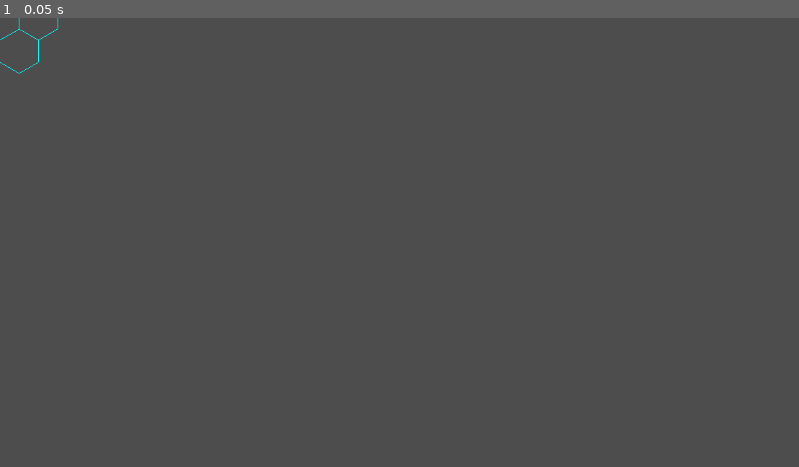
Above: before the commit, frame 1.
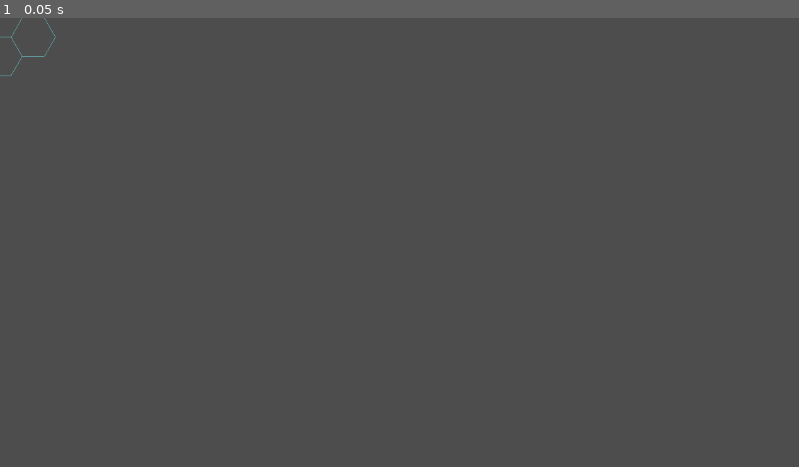
Above: after the commit, the same moment.

Repository: 1ort/hexgrid
Game: Godot game, scene res://demo.tscn
Same seed, same stepped clock (60 frames per second), same inputs: the game is played once before the commit and once after it. The project has no main scene, so this scene is started directly.
Inputs:
- Up to frame 1 (0.05 s): no input

The runs differ from the first frame. In frame 1, less than 0.1% of the frame differs, in the area x 0-8%, y 0-13%.

Commit message:
refactor demo, clear redundant code

Diff:
--- /dev/null
+++ b/demo.gd
@@ -0,0 +1,27 @@
+@tool
+extends Node2D
+
+@onready
+var layout = $HexLayout
+
+func draw_closed_line(corners: Array[Vector2], color: Color, width: float = -1.0, antialiased: bool = false):
+	for i in len(corners) - 1:
+		draw_line(corners[i], corners[i+1], color, width, antialiased)
+	draw_line(corners[-1], corners[0], color, width, antialiased)
+
+func _draw_hex(h: Hex):
+	var corners = layout.get_polygon_corners(h)
+	draw_closed_line(corners, Color.CADET_BLUE)
+
+
+func _draw():
+	var center = Hex.new(0, 0, 0)
+	_draw_hex(center)
+	for i in range(6):
+		var neighbor = center.get_neighbor(i)
+		_draw_hex(neighbor)
+
+func _process(_delta):
+	if not Engine.is_editor_hint():
+		return
+	queue_redraw()
--- a/demo.tscn
+++ b/demo.tscn
@@ -1,8 +1,12 @@
-[gd_scene load_steps=2 format=3 uid="uid://dclmdta781w8y"]
+[gd_scene load_steps=3 format=3 uid="uid://dclmdta781w8y"]
 
+[ext_resource type="Script" path="res://demo.gd" id="1_0shvy"]
 [ext_resource type="Script" path="res://hex_layout.gd" id="1_b3syg"]
 
-[node name="HexLayout" type="Node2D"]
+[node name="Demo" type="Node2D"]
+script = ExtResource("1_0shvy")
+
+[node name="HexLayout" type="Node2D" parent="."]
 script = ExtResource("1_b3syg")
-_orientation = "Pointy"
+_orientation = "Flat"
 hex_size = Vector2(32, 32)
--- a/hex.gd
+++ b/hex.gd
@@ -1,5 +1,10 @@
 extends Object
 class_name Hex
+
+# In theory, i could inherit this class from Vector3i, but i wanted to save
+# params naming and prevent any possible conflicts.
+# Nevertheless, i maintained compatibility with Vector3i via from_vector3i()
+# and as_vector3i() methods
 
 var q: int
 var r: int
--- a/hex_layout.gd
+++ b/hex_layout.gd
@@ -1,4 +1,3 @@
-@tool
 extends Node2D
 class_name HexLayout
 
@@ -73,28 +72,10 @@
 func get_polygon_corners(h: Hex) -> Array[Vector2]:
 	var corners: Array[Vector2] = []
 	var center = self.hex_to_position(h)
-	for i in 6:
+	for i in 7:
 		var offset = self.hex_corner_offset(i)
 		corners.append(Vector2(
 			center.x + offset.x,
 			center.y + offset.y
 		))
 	return corners
-
-func _draw_hex(h: Hex):
-	var corners = get_polygon_corners(h)
-	for i in 5:
-		draw_line(corners[i], corners[i+1], Color.AQUA)
-	draw_line(corners[5], corners[0], Color.AQUA)
-
-func _draw():
-	var center = Hex.new(0, 0, 0)
-	_draw_hex(center)
-	for i in range(6):
-		var neighbor = center.get_neighbor(i)
-		_draw_hex(neighbor)
-
-func _process(_delta):
-	if not Engine.is_editor_hint():
-		return
-	queue_redraw()
